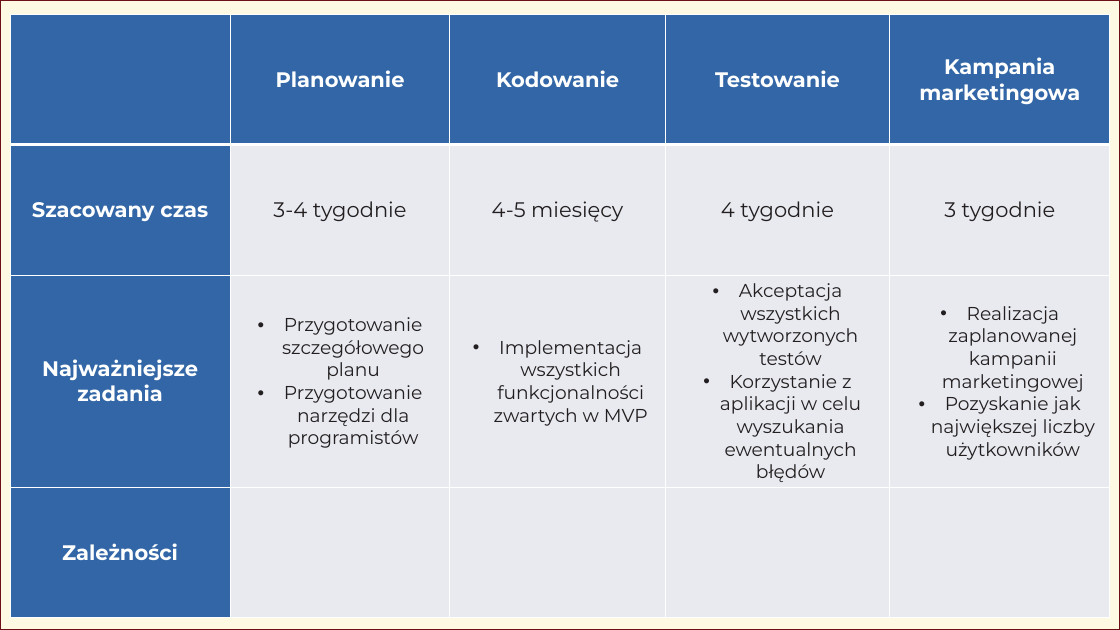
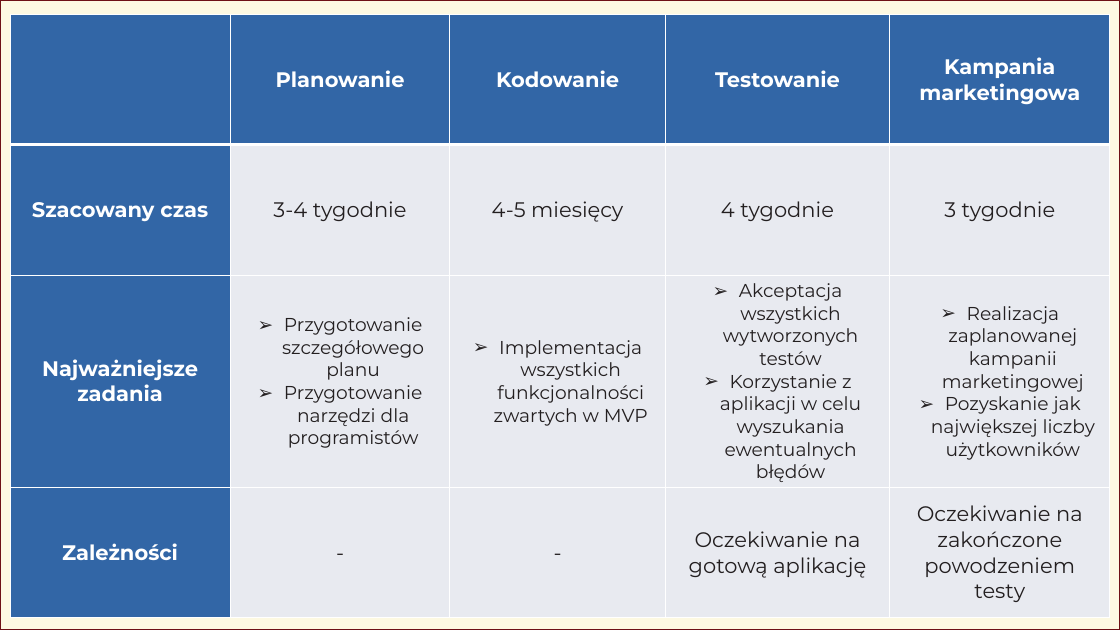
Before and after one commit to mkalejta/wspolczesne_zastosowania_informatyki, a slide deck: slide 9 of Aplikacja Sports Joiner.pptx. Drawn at 1120x630 pixels with LibreOffice and Linux fonts; fonts in the diff are those of the drawing; background and template pictures are left out. Boxes give left, top, right and bottom in pixels: in the first picture for what was removed or moved away, otherwise in the second. Text is boxed around its words. In the diff, an @@ line names an element or a change of style, - is before the commit and + after.

Commit message:
Project Timeline and Schedule F

```diff
--- a/Aplikacja Sports Joiner.pptx
+++ b/Aplikacja Sports Joiner.pptx
@@ table at [10, 14, 1110, 615] @@
-row 4: Zależności |  |  |  | 
+row 4: Zależności | - | - | Oczekiwanie na gotową aplikację | Oczekiwanie na zakończone powodzeniem testy
@@ bullet • to ➢ @@
```
